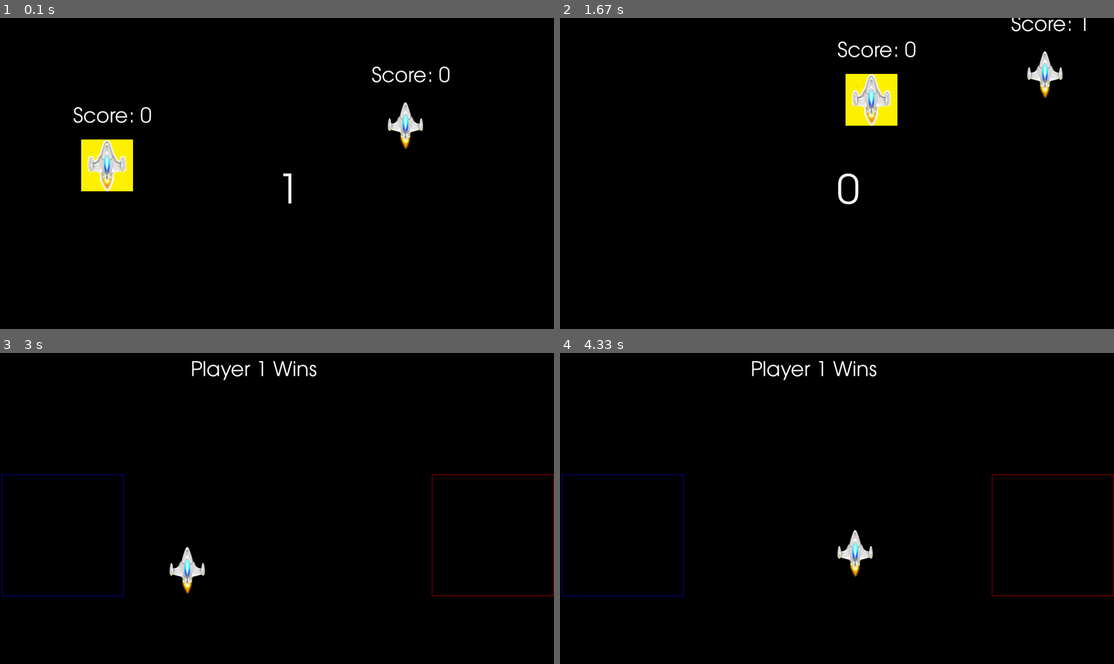
Above: before the commit, frames 1-4 (two rows, left to right).
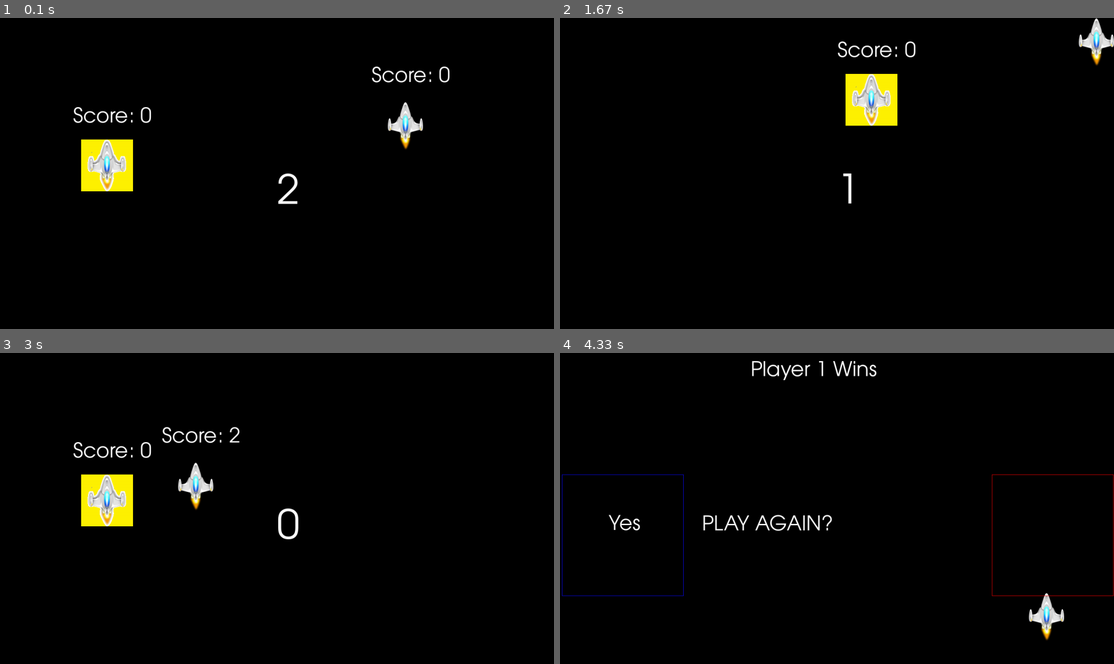
Above: after the commit, the same moments.

Repository: Noah6544/Pygame_Spaceship_Game
Game: pygame game, started from Version_0.5.py
The game is run twice, just before and just after one commit, with the same random seed, the same clock (stepped at 60 frames per second) and the same inputs.
Inputs:
- Up to frame 1 (0.1 s): no input
- Up to frame 2 (1.67 s): hold Right 0.33-0.8 s; hold Up 0.83-1.13 s; hold W 0.83-1.13 s; hold Right 1.17-1.63 s; hold D 1.17-1.63 s
- Up to frame 3 (3 s): hold Left 1.67-2.2 s; hold A 1.67-2.2 s; hold Down 2.23-2.53 s; hold S 2.23-2.53 s; hold Left 2.57-2.97 s; hold A 2.57-2.97 s
- Up to frame 4 (4.33 s): hold Up 3-3.37 s; hold W 3-3.37 s; hold D 3.4-4.03 s; hold S from 4.07 s (still down)

The runs differ from the first frame. In frame 1, 0.2% of the frame differs, in the area x 50-54%, y 50-60%; in frame 2, 1.2%; in frame 3, 4.0%, in the area x 0-100%, y 2-79%; in frame 4, 1.3%.

Commit message:
Continued editing of the end screen. Halfway Done

Diff:
--- a/Scoreboard.py
+++ b/Scoreboard.py
@@ -5,7 +5,7 @@
     def __init__(self):
         self.font = pygame.font.SysFont("centurygothic",50)
         self.clock_font = pygame.font.SysFont("centurygothic",100)
-        self.counter = 1
+        self.counter = 2
         self.text_counter = str(self.counter)
         self.render_font = self.clock_font.render(str(self.text_counter), True, (255, 255, 255))
         self.clock_render_font = self.clock_font.render(str(self.text_counter), True, (0, 0, 0))
--- a/Version_0.5.py
+++ b/Version_0.5.py
@@ -49,7 +49,8 @@
             #print("player2.y = {0}".format(player2.y)).
             pygame.draw.rect(self.screen, (255, 0, 0), self.play_again_hitbox_right,1)
             pygame.draw.rect(self.screen, (10, 10, 255), self.play_again_hitbox_left,1)
-
+            self.blit(scoreboard.draw_text("PLAY AGAIN?"),(350,400))
+            self.blit(scoreboard.draw_text("Yes"),(120,400))
             pygame.display.update()
 
 
@@ -152,7 +153,6 @@
             if player2.tag_score > player1.tag_score: #if player 2 wins
                 player2.won = True
                 player1.won = False
-
                 player1.move(10000,10000)
                 screen.draw_large()
             if player2.tag_score == player1.tag_score: #this is if I'm debugging just the win loop
@@ -161,7 +161,6 @@
                 player1.move(365, 768)
                 player2.move(10000, 1000)
                 screen.draw_large()
-
 
         Display.win_loop_actions(screen)
 
@@ -194,10 +193,11 @@
                 if scoreboard.counter < 0:  # if the game timer runs out
                     win_screen(screen)
 
-
         Display.main_loop_actions(screen)
 
     pygame.quit()
+
+
 
 scoreboard = Scoreboard()
 scoreboard.dice_roll()
--- a/loading_images_and_variables.py
+++ b/loading_images_and_variables.py
@@ -22,8 +22,8 @@
 
 # variables
 FPS = 60
-CONSTANT_VELOCITY = 7
-VELOCITY = 7
+CONSTANT_VELOCITY = 15
+VELOCITY = 15
 VELOCITY_it = 9 #Values of 5 isn't too bad, lets the "it" player try to slowly box the other player in to make the tag
                 #24while still alowing the other player a chance to escape, will continue playing around with the value
                 # for perfect balance
--- a/player.py
+++ b/player.py
@@ -26,8 +26,8 @@
         self.is_it = is_it # a simple boolean to check if you're it (True) or not it (False)
         self.tag_score = 0
         self.won = None
-        self.CONSTANT_VELOCITY = 7
-        self.VELOCITY = 7
+        self.CONSTANT_VELOCITY = 15
+        self.VELOCITY = 15
         self.VELOCITY_it = 9
 
 #handels hitboxes creation for player, and handles drawing image
